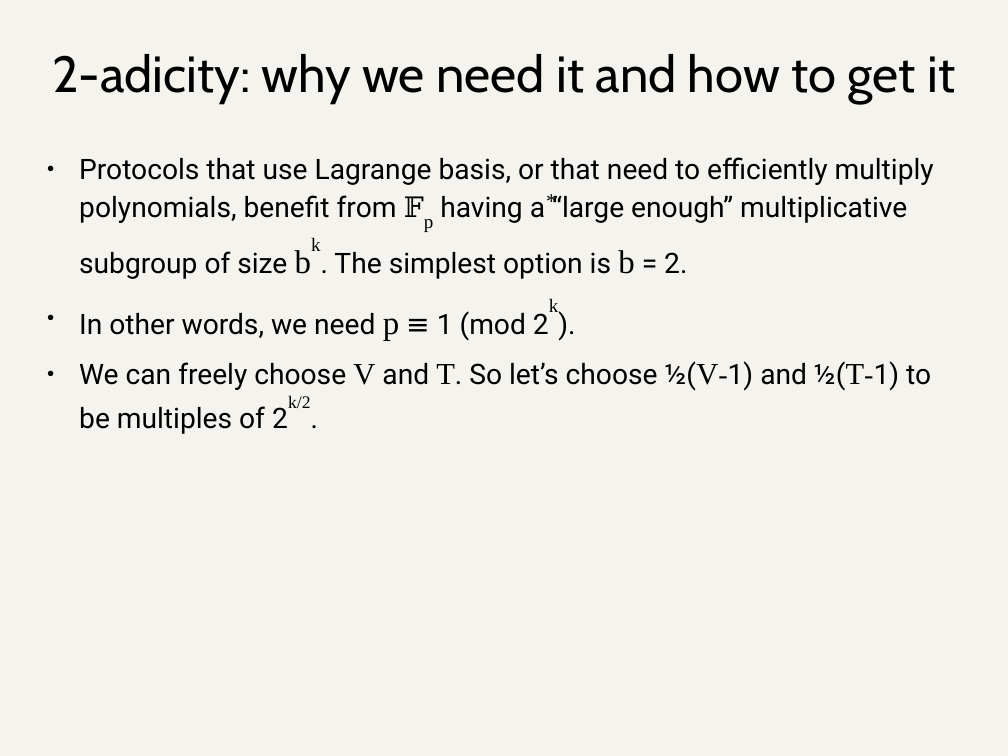
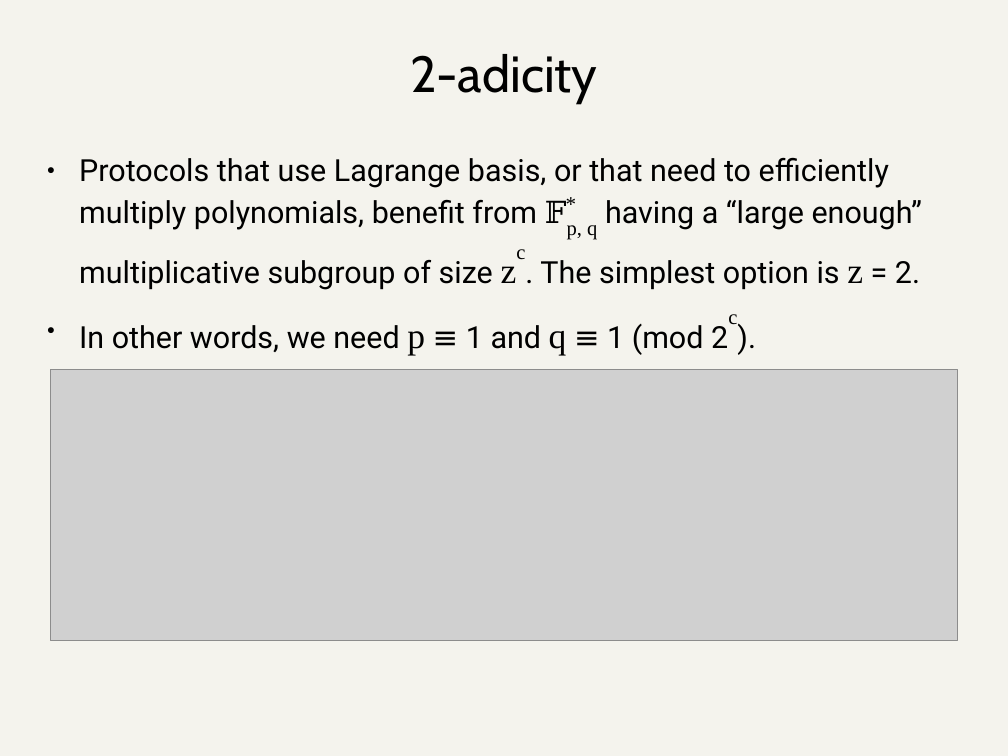
Before and after one commit to daira/halographs, a slide deck: slide 19 of halographs.odp (slide 16 before the commit). Drawn at 1008x756 pixels with LibreOffice and Linux fonts; fonts in the diff are those of the drawing; grey boxes stand for pictures. Boxes give left, top, right and bottom in pixels: in the first picture for what was removed or moved away, otherwise in the second. Text is boxed around its words. In the diff, an @@ line names an element or a change of style, - is before the commit and + after.

```diff
--- a/halographs.odp
+++ b/halographs.odp
@@ title at (410, 54, 597, 104): text changed @@
-2-adicity: why we need it and how to get it
+2-adicity
@@ text at (79, 158, 922, 355): text changed; size 22.2 to 24 pt @@
-● Protocols that use Lagrange basis, or that need to efficiently multiply polynomials, benefit from 𝔽p having a “large enough” multiplicative subgroup of size bk. The simplest option is b = 2.
-● In other words, we need p ≡ 1 (mod 2k).
-● We can freely choose V and T. So let’s choose ½(V-1) and ½(T-1) to be multiples of 2k/2.
+● Protocols that use Lagrange basis, or that need to efficiently multiply polynomials, benefit from 𝔽p, q having a “large enough” multiplicative subgroup of size zc. The simplest option is z = 2.
+● In other words, we need p ≡ 1 and q ≡ 1 (mod 2c).
@@ text "*": place and size @@
-text "*" at (503, 188, 569, 213)
+text "*" at (522, 190, 588, 216)
@@ picture added at (50, 370, 958, 641) @@
```
Also in this commit, not shown: 16 other slides changed, 16 slides added, 11 slides removed, 17 other files.
